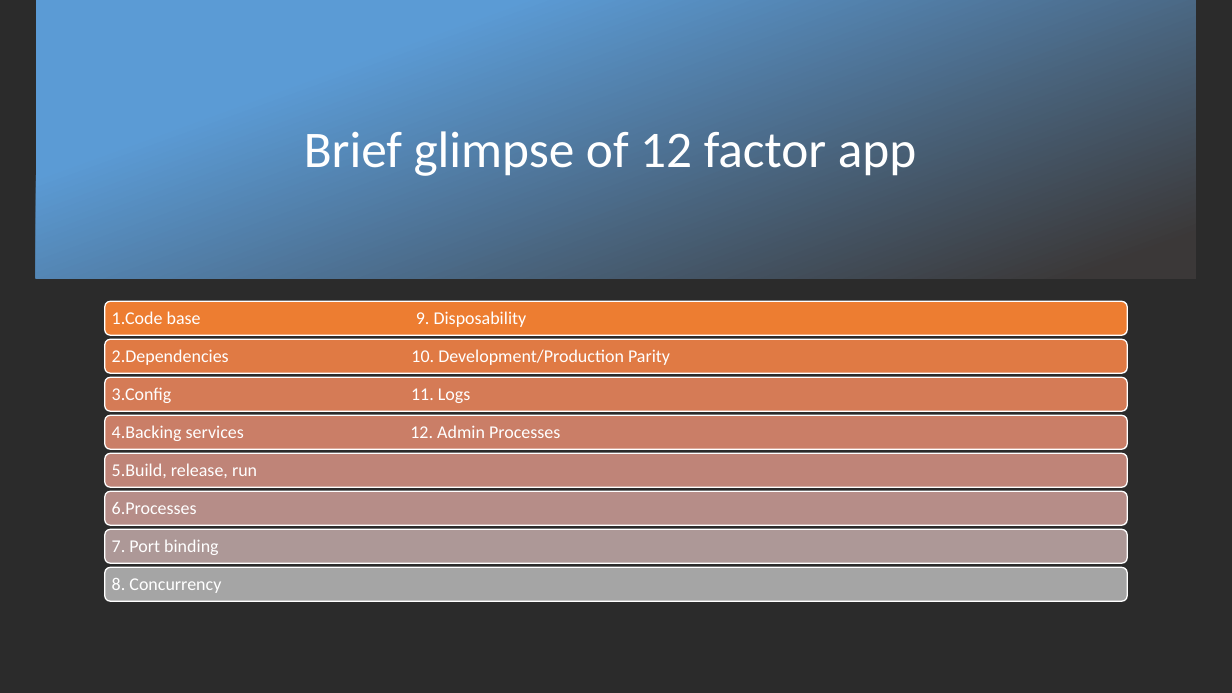
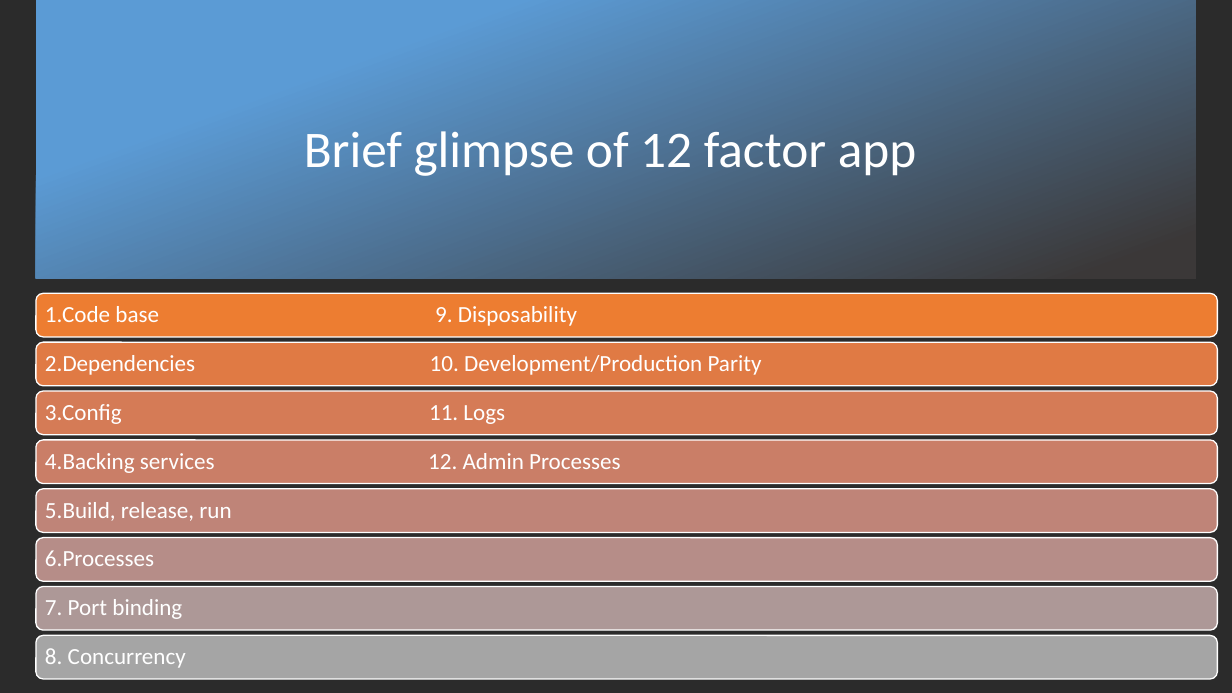
Before and after one commit to nnikunj/fdp, a slide deck: slide 5 of CloudNativeApps.pptx. Drawn at 1232x693 pixels with LibreOffice and Linux fonts; fonts in the diff are those of the drawing; background and template pictures are left out; a plain dark background stands for a picture behind light text. Boxes give left, top, right and bottom in pixels: in the first picture for what was removed or moved away, otherwise in the second. Text is boxed around its words. In the diff, an @@ line names an element or a change of style, - is before the commit and + after.

Commit message:
PPT Update 2

```diff
--- a/CloudNativeApps.pptx
+++ b/CloudNativeApps.pptx
@@ rounded rectangle: place and size @@
-rounded rectangle at <box>104,301,1128,335</box>
+rounded rectangle at <box>36,293,1218,336</box>
@@ text "1.Code base 9. Disposability": place and size @@
-text "1.Code base 9. Disposability" at <box>112,311,527,327</box>
+text "1.Code base 9. Disposability" at <box>45,306,577,326</box>
@@ rounded rectangle: place and size @@
-rounded rectangle at <box>104,339,1128,373</box>
+rounded rectangle at <box>36,342,1218,385</box>
@@ text "2.Dependencies 10. Development/Production Parity": place and size @@
-text "2.Dependencies 10. Development/Production Parity" at <box>112,349,670,365</box>
+text "2.Dependencies 10. Development/Production Parity" at <box>45,355,762,375</box>
@@ rounded rectangle: place and size @@
-rounded rectangle at <box>104,377,1128,411</box>
+rounded rectangle at <box>36,391,1218,434</box>
@@ text "3.Config 11. Logs": place and size @@
-text "3.Config 11. Logs" at <box>112,387,471,403</box>
+text "3.Config 11. Logs" at <box>45,404,505,424</box>
@@ rounded rectangle: place and size @@
-rounded rectangle at <box>104,415,1128,449</box>
+rounded rectangle at <box>36,440,1218,483</box>
@@ text "4.Backing services 12. Admin Processes": place and size @@
-text "4.Backing services 12. Admin Processes" at <box>112,425,560,441</box>
+text "4.Backing services 12. Admin Processes" at <box>45,453,621,473</box>
@@ rounded rectangle: place and size @@
-rounded rectangle at <box>104,454,1128,488</box>
+rounded rectangle at <box>36,489,1218,532</box>
@@ text "5.Build, release, run": place and size @@
-text "5.Build, release, run" at <box>112,463,257,478</box>
+text "5.Build, release, run" at <box>45,502,231,521</box>
@@ rounded rectangle: place and size @@
-rounded rectangle at <box>104,492,1128,526</box>
+rounded rectangle at <box>36,538,1218,581</box>
@@ text "6.Processes": place and size @@
-text "6.Processes" at <box>112,502,197,514</box>
+text "6.Processes" at <box>45,550,154,566</box>
@@ rounded rectangle: place and size @@
-rounded rectangle at <box>104,530,1128,564</box>
+rounded rectangle at <box>36,587,1218,630</box>
@@ text "7. Port binding": place and size @@
-text "7. Port binding" at <box>112,539,218,555</box>
+text "7. Port binding" at <box>45,599,182,619</box>
@@ rounded rectangle: place and size @@
-rounded rectangle at <box>104,567,1128,602</box>
+rounded rectangle at <box>36,636,1218,679</box>
@@ size 14 to 18 pt; more space between paragraphs in 8 elements at <box>45,306,577,326</box>, <box>45,355,762,375</box>, <box>45,404,505,424</box>, <box>45,453,621,473</box>, <box>45,502,231,521</box>, <box>45,550,154,566</box>, <box>45,599,182,619</box>, <box>45,648,186,668</box> @@
@@ text "8. Concurrency": place and size @@
-text "8. Concurrency" at <box>112,578,221,593</box>
+text "8. Concurrency" at <box>45,648,186,668</box>
```
Also in this commit, not shown: 4 other slides changed.
